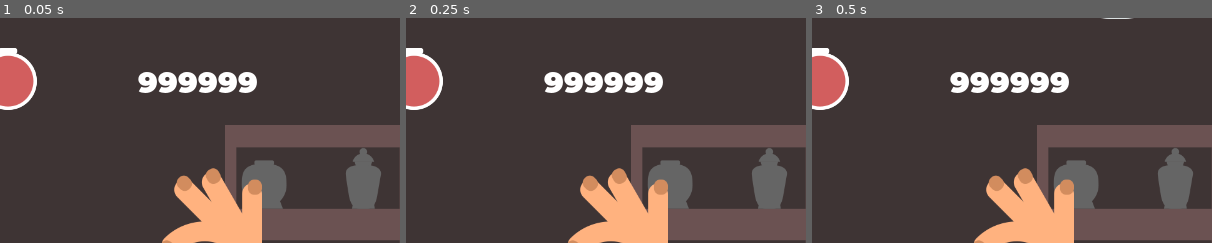
Above: before the commit, frames 1-3 (left to right).
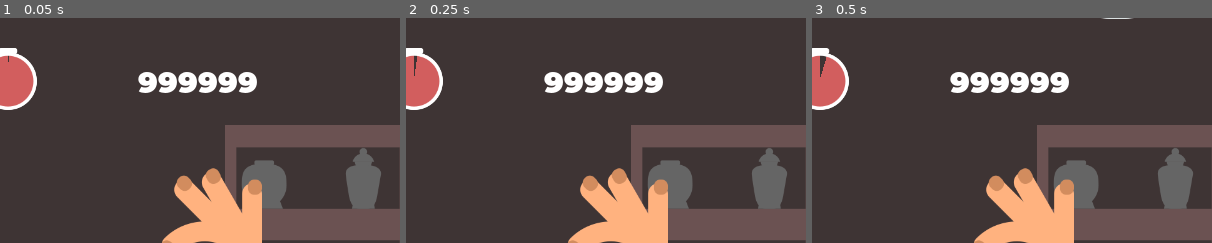
Above: after the commit, the same moments.

Repository: williamd1k0/untitled-glue-game
Game: Godot game, scene res://devel/TestGrab.tscn
Same seed, same stepped clock (60 frames per second), same inputs: the game is played once before the commit and once after it. The project has no main scene, so this scene is started directly. The engine's default icon, where the game draws it, is replaced by a stand-in: a white triangle on a blue panel in a dark square.
Inputs:
- Up to frame 1 (0.05 s): no input
- Up to frame 2 (0.25 s): no input
- Up to frame 3 (0.5 s): no input
The pictures show only the part of the screen within x 49-99%, y 0-50%; the shares and areas given below are measured in that part.

The runs differ from the first frame. In frame 1, less than 0.1% of the frame differs, in the area x 2-3%, y 16-20%; in frame 2, less than 0.1%; in frame 3, less than 0.1%, in the area x 2-5%, y 13-27%.

Commit message:
Fix Time not running

Diff:
--- a/devel/TestGrab.tscn
+++ b/devel/TestGrab.tscn
@@ -8,6 +8,8 @@
 [ext_resource path="res://game/gameplay/grab-items/plate-1/Plate1Puzzle.tscn" type="PackedScene" id=6]
 [ext_resource path="res://game/gameplay/GlueRecharge.tscn" type="PackedScene" id=7]
 [ext_resource path="res://game/gameplay/glue/GlueSpawner.tscn" type="PackedScene" id=8]
+[ext_resource path="res://devel/LevelTime.gd" type="Script" id=9]
+[ext_resource path="res://game/gameplay/Time.tres" type="Resource" id=10]
 
 [sub_resource type="PhysicsMaterial" id=1]
 bounce = 1.0
@@ -19,6 +21,10 @@
 extents = Vector2( 28.0006, 421.207 )
 
 [node name="TestGrab" type="Node2D"]
+
+[node name="LevelTime" type="Node" parent="."]
+script = ExtResource( 9 )
+time = ExtResource( 10 )
 
 [node name="GameLayer" type="CanvasLayer" parent="."]
 layer = 0
--- a/game/gameplay/Puzzle.tscn
+++ b/game/gameplay/Puzzle.tscn
@@ -72,7 +72,7 @@
 anims/hint = SubResource( 3 )
 
 [node name="RefPosition" type="Position2D" parent="."]
-position = Vector2( -456, 656 )
+position = Vector2( 640, 654 )
 
 [node name="PuzzleRef" type="Sprite" parent="RefPosition"]
 show_behind_parent = true
--- a/game/gameplay/grab-items/plate-1/Plate1Puzzle.tscn
+++ b/game/gameplay/grab-items/plate-1/Plate1Puzzle.tscn
@@ -1,8 +1,7 @@
-[gd_scene load_steps=9 format=2]
+[gd_scene load_steps=8 format=2]
 
 [ext_resource path="res://game/gameplay/Puzzle.tscn" type="PackedScene" id=1]
 [ext_resource path="res://game/gameplay/grab-items/plate-1/Piece1.tscn" type="PackedScene" id=2]
-[ext_resource path="res://assets/textures/plate/plate-complete.png" type="Texture" id=3]
 [ext_resource path="res://game/gameplay/grab-items/plate-1/Piece2.tscn" type="PackedScene" id=4]
 [ext_resource path="res://game/gameplay/grab-items/plate-1/Piece3.tscn" type="PackedScene" id=5]
 [ext_resource path="res://game/gameplay/grab-items/plate-1/Piece4.tscn" type="PackedScene" id=6]
@@ -31,8 +30,3 @@
 [node name="Piece5" parent="Pieces" index="4" instance=ExtResource( 7 )]
 position = Vector2( 143.709, -53.5324 )
 physics_material_override = SubResource( 1 )
-
-[node name="PuzzleRef" parent="." index="2"]
-modulate = Color( 1, 1, 1, 1 )
-position = Vector2( 640, 613.564 )
-texture = ExtResource( 3 )
Not shown: 1 places in devel/TestGrab.tscn that only renumber resources
